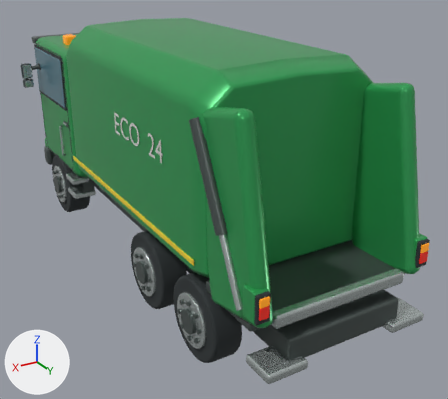
The glTF model vehicles/refuse_truck.glb: old version first, new version second.
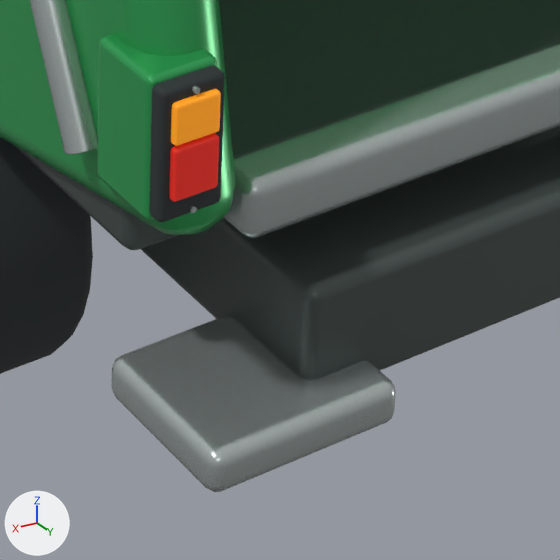
The first picture shows the older version from a camera (50 mm lens) standing at (4.15, 7.96, 4.89) and looking at (-0.36, 0.43, 1.13). The close-ups show the older and then the newer version on the part from 50% to 77% of the width and 69% to 100% of the height of that picture. Only the edits that show in the close-ups are written down. Arrows for +X, +Y and +Z are at lower left; the lights stay in place. Where no turn or scale is listed for an object, it has been applied to the vertices. Vertices at exactly the same position are counted once.

Objects in the first close-up: 'Chrome piston.001', 'Crew footboard.001', 'Hopper cheek.001', 'Ladder chassis', 'Loading comb', 'Performance tire.005', 'Rear hopper floor', 'Rear indicator lens.001', 'Rear lamp gasket.001', 'Rear lamp mounting plate.001', 'Tail lamp.001' and 2 more.
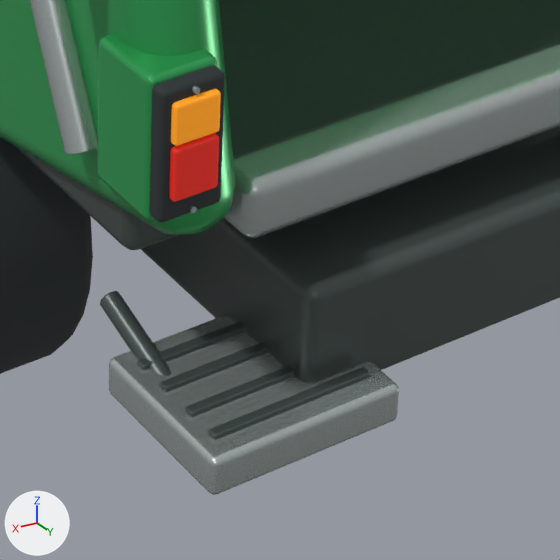
The change in detail:
me_kub_072 is used by ob_crew_footboard_001; location (0.87, 3.59, 0.67).
me_kub_072 had 96 vertices, 188 faces and spanned x -0.265..0.265, y -0.22..0.22, z -0.06..0.06.
me_kub_072 now has 96 vertices, 188 faces and spans x -0.265..0.265, y -0.22..0.22, z -0.052..0.052.
me_kub_072 part 1: 96 of 96 vertices moved; they spanned x -0.265..0.265, y -0.22..0.22, z -0.06..0.06 and now span x -0.265..0.265, y -0.22..0.22, z -0.052..0.052; mean shift (0.0, 0.0, 0.0).
Mesh me_cube_080 is new.
It has 96 vertices, 188 faces and spans x -0.22..0.22, y -0.014..0.014, z -0.01..0.01.
It uses material mat_graphite_trim (dark grey #4d5755).
Mesh me_cube_079 is new.
It has 96 vertices, 188 faces and spans x -0.22..0.22, y -0.014..0.014, z -0.01..0.01.
It uses material mat_graphite_trim (dark grey #4d5755).
Mesh me_cylinder_071_1 is new.
It has 96 vertices, 188 faces and spans x -0.027..0.027, y -0.238..0.238, z -0.102..0.102.
It uses material mat_graphite_trim (dark grey #4d5755).
Object 'Footboard grip rib.007' (ob_footboard_grip_rib_007) is new; it shows me_cube_080.
Its location is (0.87, 3.735, 0.726).
Object 'Footboard grip rib.006' (ob_footboard_grip_rib_006) is new; it shows me_cube_079.
Its location is (0.87, 3.642, 0.726).
Object 'Footboard grip rib.005' (ob_footboard_grip_rib_005) is new; it shows a copy of me_cube_080.
Its location is (0.87, 3.538, 0.726).
Object 'Footboard grip rib.004' (ob_footboard_grip_rib_004) is new; it shows a copy of me_cube_079.
Its location is (0.87, 3.445, 0.726).
Object 'Footboard brace.003' (ob_footboard_brace_003) is new; it shows me_cylinder_071_1.
Its location is (1.05, 3.48, 0.702).

Location of each change, [x1, y1, x2, y2] in pixels of the close-ups (560 x 560 px):
'Crew footboard.001', reshaped: before [112, 315, 396, 492]; after [109, 315, 399, 495]
'Footboard grip rib.007', added: after [208, 367, 370, 440]
'Footboard brace.003', added: after [100, 291, 171, 376]
'Footboard grip rib.006', added: after [185, 366, 295, 417]
'Footboard grip rib.005', added: after [160, 342, 268, 392]
'Footboard grip rib.004', added: after [137, 322, 245, 370]
